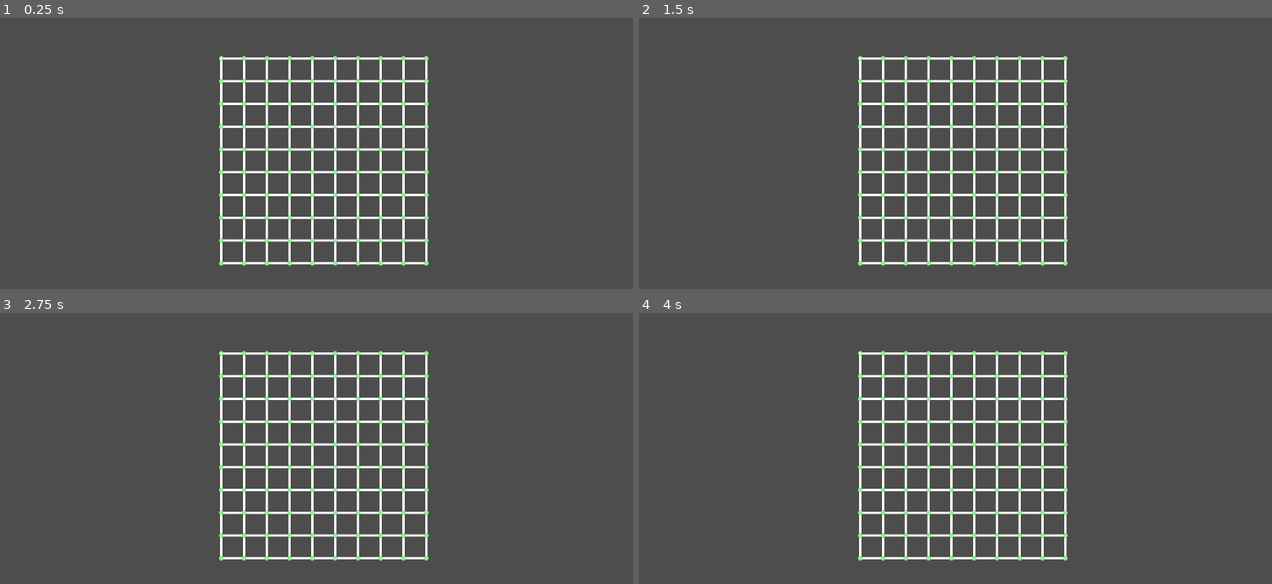
Above: before the commit, frames 1-4 (two rows, left to right).
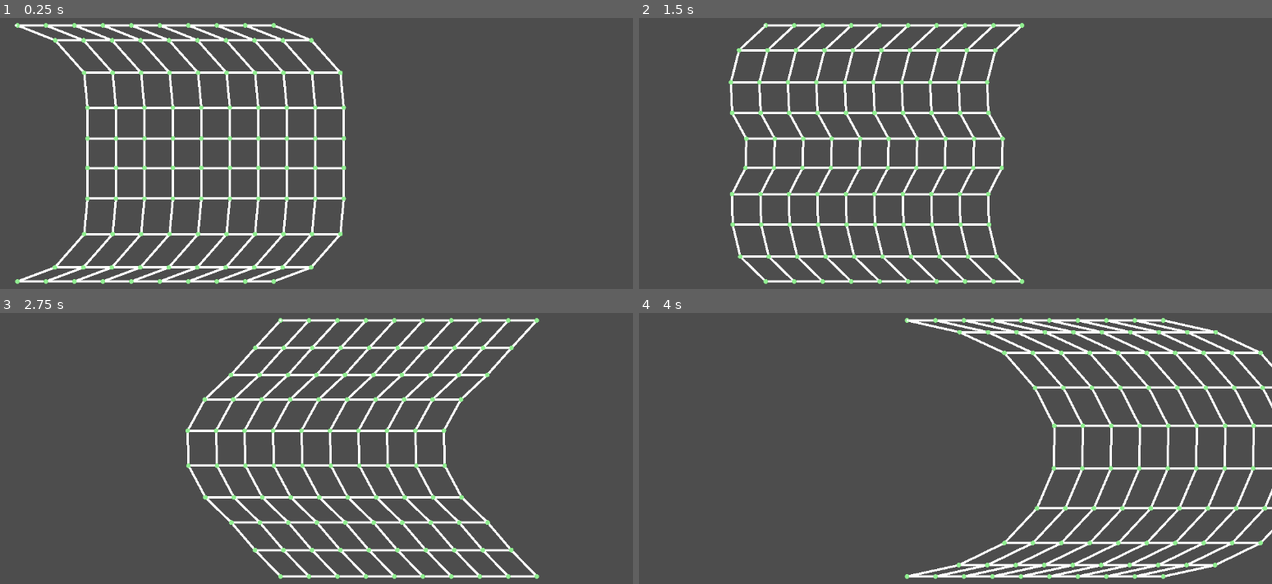
Above: after the commit, the same moments.

Repository: kennethbchen/Medical-Malpicross-Game
Game: Godot game, scene res://scenes/game.tscn
The game is run twice, just before and just after one commit, with the same random seed, the same clock (stepped at 60 frames per second) and the same inputs.
Inputs:
- Up to frame 1 (0.25 s): no input
- Up to frame 2 (1.5 s): no input
- Up to frame 3 (2.75 s): no input
- Up to frame 4 (4 s): no input

The runs differ from the first frame. In frame 1, 15% of the frame differs, in the area x 2-68%, y 1-99%; in frame 2, 13%; in frame 3, 13%; in frame 4, 15%, in the area x 34-100%, y 1-99%.

Commit message:
Experimenting with fake inertia force by simulating a damped spring?

Diff:
--- a/scenes/game.tscn
+++ b/scenes/game.tscn
@@ -6,11 +6,11 @@
 [node name="Game" type="Node2D"]
 
 [node name="Node2D" type="Node2D" parent="."]
-position = Vector2(429, 123)
+position = Vector2(320, 65)
 script = ExtResource("1_uwrxv")
+metadata/_edit_group_ = true
 
 [node name="DampedSpring2D" type="Node2D" parent="Node2D"]
 script = ExtResource("2_yqjtg")
-damping_ratio = 0.1
-angular_frequency = 10.0
+damping_ratio = 0.05
 draw_spring = true
--- a/scripts/point_grid.gd
+++ b/scripts/point_grid.gd
@@ -1,4 +1,6 @@
 extends Node2D
+
+@onready var damped_spring = $DampedSpring2D
 
 var points: Array[PointMassSim.PointMass]
 var constraints: Array[PointMassSim.SpringConstraint]
@@ -6,26 +8,15 @@
 # (column, row) -> Point Mass
 var point_map: Dictionary[Vector2, PointMassSim.PointMass]
 
-var gravity: Vector2 = Vector2(0, 0)
+# Fake inertia by simulating a damped spring?
+var intertia_velocity: Vector2 = Vector2(0, 0)
 
+var init_position: Vector2
 func _ready() -> void:
 
-	generate_point_grid(10, 10, 40)
-	"""
-	var point_count: int = 20
-	var length: float = 40
+	init_position = global_position
 
-	var pos: = Vector2(30, 30)
-	for i in range(point_count):
-		points.append(PointMassSim.PointMass.new(pos))
-		pos.x += length
-
-	points[0].fixed = true
-	points[-1].fixed = true
-
-	for i in range(len(points) - 1):
-		constraints.append(PointMassSim.SpringConstraint.new(points[i], points[i + 1], length, 500))
-	"""
+	generate_point_grid(10, 10, 50)
 
 func generate_point_grid(columns: int, rows: int, point_distance: float):
 
@@ -36,7 +27,7 @@
 			var point = PointMassSim.PointMass.new(pos)
 			points.append(point)
 
-			if row == 0:
+			if row == 0 or row == rows - 1:
 				point.fixed = true
 
 			point_map[Vector2(col, row)] = point
@@ -58,12 +49,14 @@
 
 				if not point_b: continue
 
-				var constraint = PointMassSim.SpringConstraint.new(point, point_b)
+				var constraint = PointMassSim.SpringConstraint.new(point, point_b, -1, 100)
 				constraints.append(constraint)
 
-			pass
 
 func _physics_process(delta: float) -> void:
+
+	position.x = init_position.x + cos((Time.get_ticks_msec() / 1000.0)) * 250.0
+	intertia_velocity = (damped_spring.spring_position - global_position)
 
 	_simulate(delta)
 
@@ -73,9 +66,9 @@
 	queue_redraw()
 
 func _simulate(delta: float) -> void:
-	# Gravity
+	# intertia_velocity
 	for point in points:
-		point.velocity += gravity * delta
+		point.velocity += intertia_velocity
 
 	# Symplectic Euler integration
 	for point in points:
